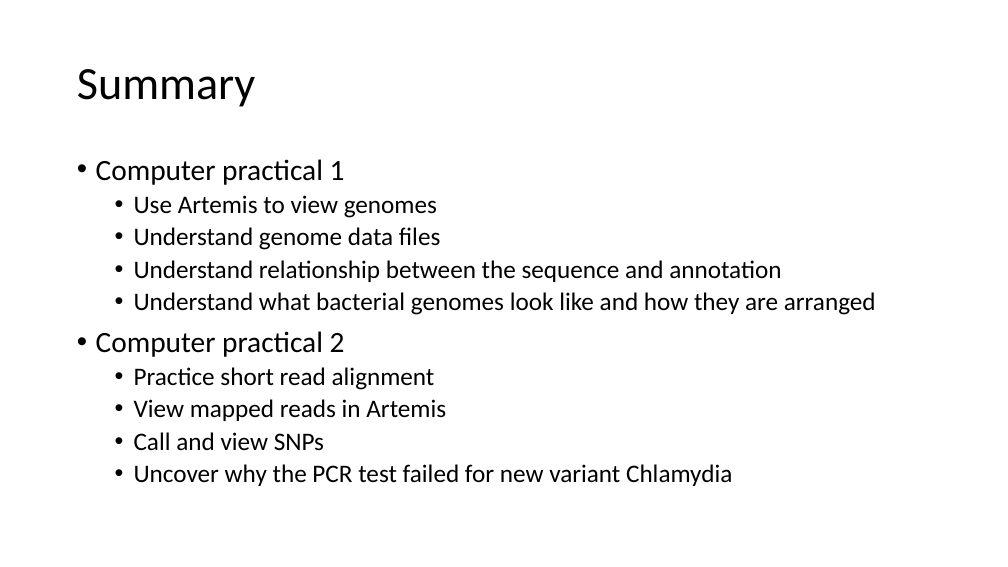
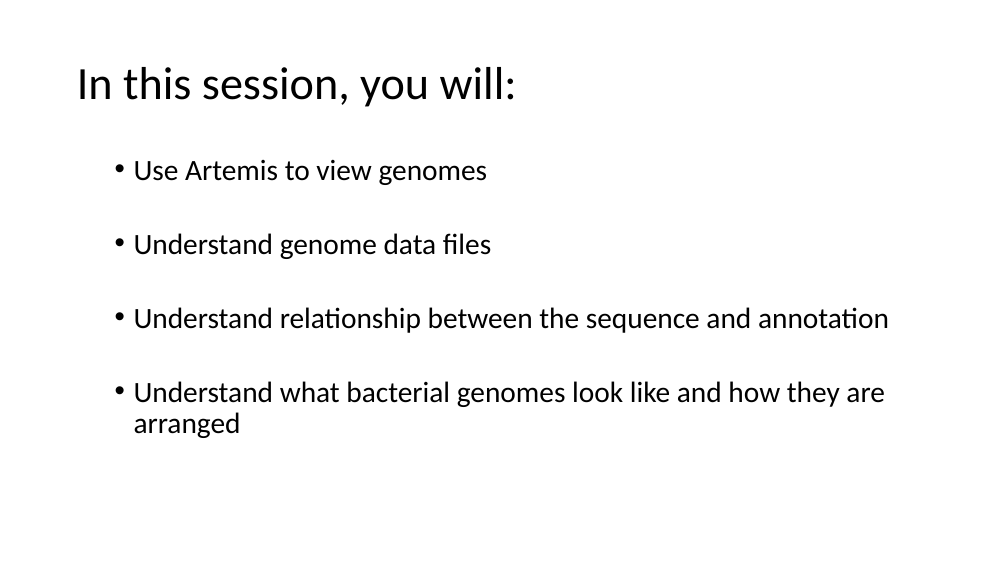
Before and after one commit to stephenrdoyle/LSHTM_ParasiteGenomics, a slide deck: slide 18 of Presentations_2022/LSHTM2022_Talk_Introduction.pptx (slide 21 before the commit). Drawn at 1008x567 pixels with LibreOffice and Linux fonts; fonts in the diff are those of the drawing. Boxes give left, top, right and bottom in pixels: in the first picture for what was removed or moved away, otherwise in the second. Text is boxed around its words. In the diff, an @@ line names an element or a change of style, - is before the commit and + after.

Commit message:
Updated intro and short read intro presentations

```diff
--- a/Presentations_2022/LSHTM2022_Talk_Introduction.pptx
+++ b/Presentations_2022/LSHTM2022_Talk_Introduction.pptx
@@ title at <box>77,67,517,107</box>: text changed @@
-Summary
+In this session, you will:
@@ text "Use Artemis to view genomes" at <box>134,160,889,438</box>: size 24 to 28 pt @@
@@ text at <box>96,159,345,185</box>: paragraph removed @@
-• Computer practical 1
@@ text at <box>96,331,732,486</box>: paragraphs removed @@
-• Computer practical 2
-  • Practice short read alignment
-  • View mapped reads in Artemis
-  • Call and view SNPs
-  • Uncover why the PCR test failed for new variant Chlamydia
```
Also in this commit, not shown: 3 slides removed, 3 other files.
